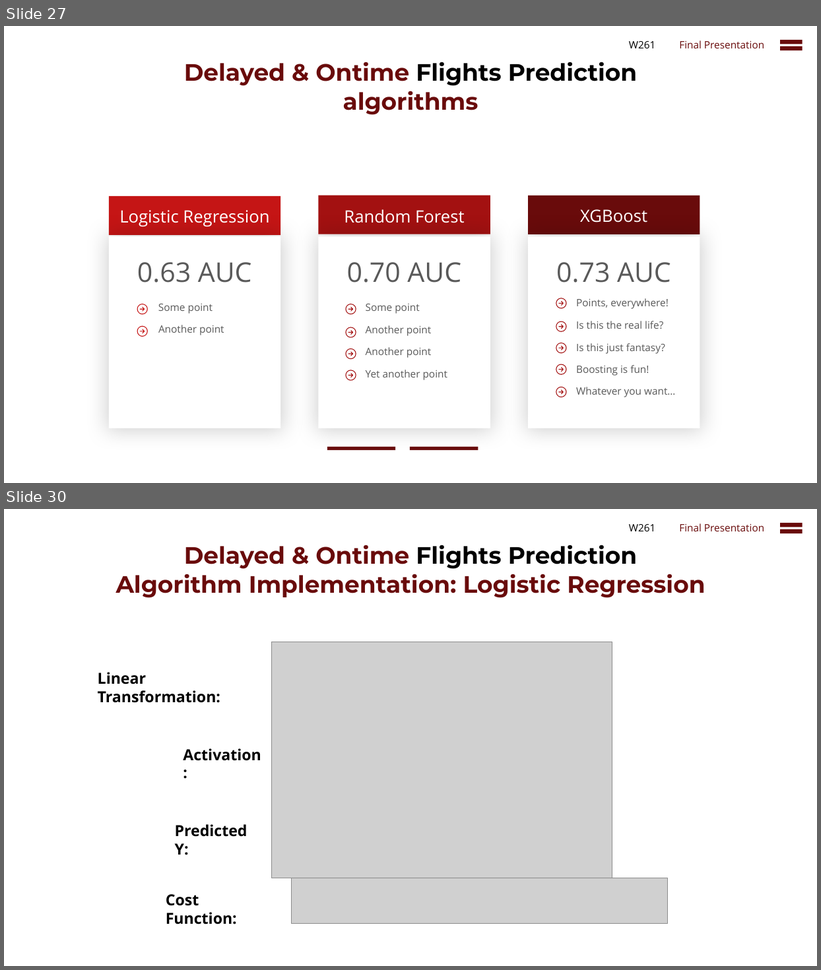
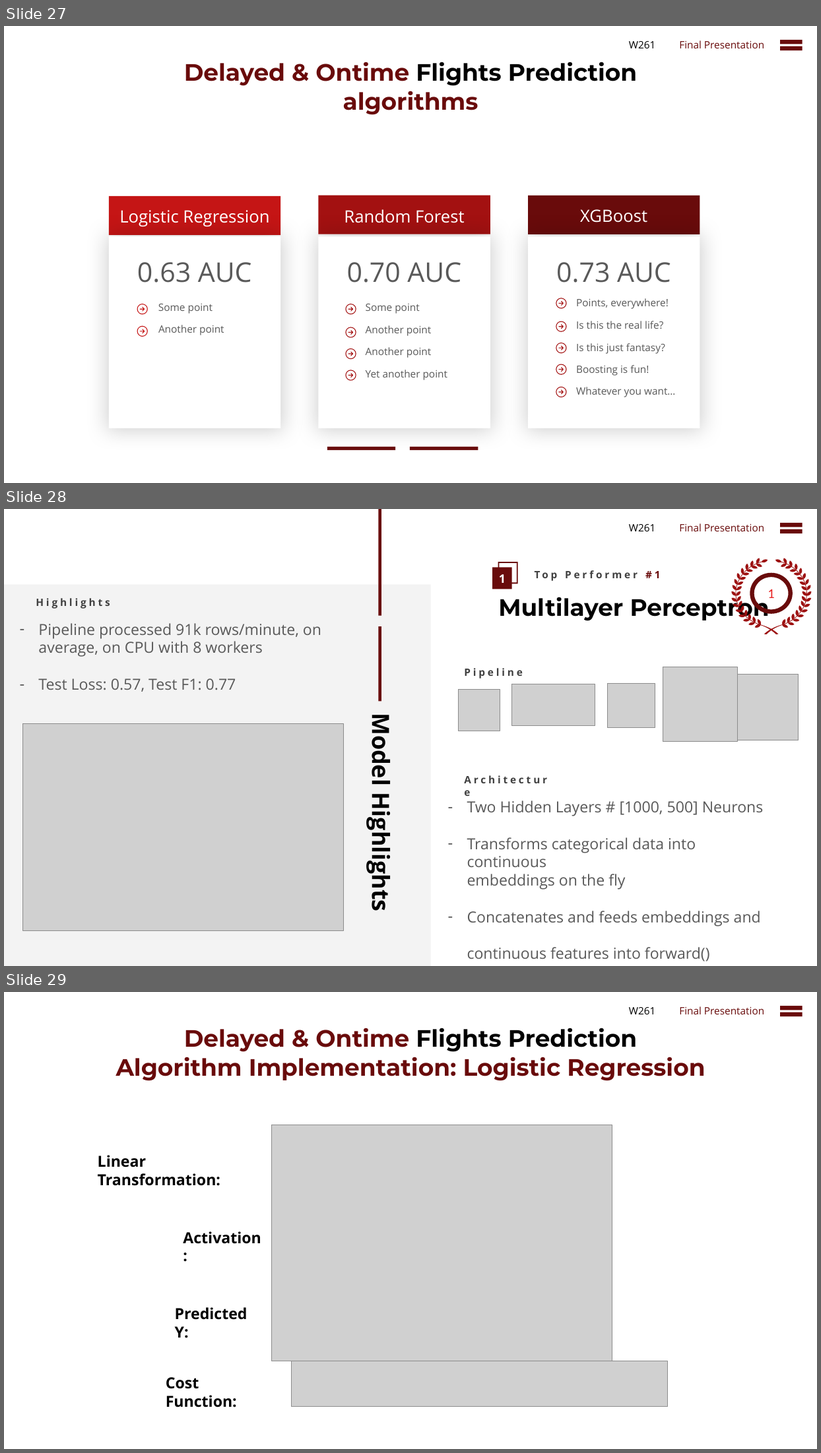
Before and after one commit to cbenge509/flightsontime, a slide deck: presentation/Delayed Flights Prediction - Final.pptx. Shown one above the other, each under a label of ours: slides 27 and 30 before the commit, slides 27, 28 and 29 after it; the slides between them are not shown. The pictures are 821x970 and 821x1453 pixels, drawn with LibreOffice and Linux fonts; fonts in the diff are those of the drawing; grey boxes stand for pictures. Boxes give left, top, right and bottom in pixels: in the first picture for what was removed or moved away, otherwise in the second. Text is boxed around its words. In the diff, an @@ line names an element or a change of style, - is before the commit and + after.

Commit message:
update ppt

```diff
--- a/presentation/Delayed Flights Prediction - Final.pptx
+++ b/presentation/Delayed Flights Prediction - Final.pptx
@@ slide 28 added at box(4, 509, 817, 966), background #FFFFFF @@
@@ rectangle added at box(378, 509, 382, 616), fill #690B0B @@
@@ text added at box(629, 524, 656, 531), 12 pt, text #000000 @@
+W261
@@ text added at box(679, 524, 764, 531), 12 pt, text #690B0B @@
+Final Presentation
@@ math equal added at box(776, 519, 806, 537), fill #690B0B @@
@@ rectangle added at box(492, 568, 512, 590), fill #690B0B, 14 pt, text #FFFFFF, bold @@
+1
@@ frame added at box(498, 562, 518, 584), fill #690B0B @@
@@ group added at box(732, 558, 812, 634): 64 freeform shapes @@
@@ rectangle added at box(4, 585, 431, 966), fill #F2F2F2 at 90% opacity @@
@@ text added at box(655, 571, 661, 578), 12 pt, text #404040, bold @@
+Top Performer #1
@@ ellipse added at box(752, 575, 791, 611), outline #690B0B 5 pt @@
@@ text added at box(36, 598, 110, 609), 12 pt, text #404040, bold @@
+Highlights
@@ text added at box(498, 593, 770, 623), 28 pt, text #000000, bold @@
+Multilayer Perceptron
@@ text added at box(768, 589, 774, 598), 16 pt, text #E81F1F @@
+1
@@ text added at box(38, 623, 321, 692), 18 pt, text #595959 @@
+– Pipeline processed 91k rows/minute, on average, on CPU with 8 workers
+– Test Loss: 0.57, Test F1: 0.77
@@ rectangle added at box(378, 626, 382, 702), fill #690B0B @@
@@ picture added at box(663, 667, 738, 742) @@
@@ text added at box(464, 668, 523, 679), 12 pt, text #404040, bold @@
+Pipeline
@@ picture added at box(512, 684, 595, 725) @@
@@ picture added at box(608, 683, 655, 728) @@
@@ picture added at box(733, 674, 799, 741) @@
@@ picture added at box(459, 690, 500, 731) @@
@@ picture added at box(23, 723, 344, 931) @@
@@ text added at box(365, 720, 397, 908), 28 pt, text #000000, bold @@
+Model Highlights
@@ text added at box(459, 770, 561, 789), 12 pt, text #404040, bold @@
+Architecture
@@ text added at box(467, 801, 764, 962), 18 pt, text #595959 @@
+– Two Hidden Layers # [1000, 500] Neurons
+– Transforms categorical data into continuous
+  embeddings on the fly
+– Concatenates and feeds embeddings and
+  continuous features into forward()
+– 8 Epochs, 0.16 LR
@@ what was slide 30 is now slide 29 @@
```
Also in this commit, not shown: 2 slides removed.
